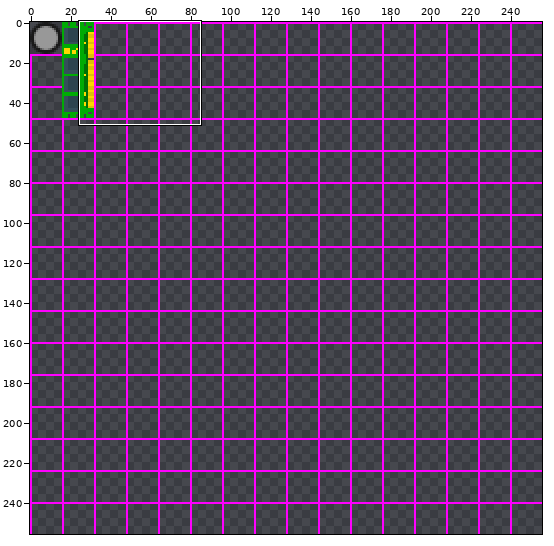
File history of a sprite sheet, assets/spritesheet.png. Above, an overview of the earlier version with the close-up marked.
Close-up. Before the commit:
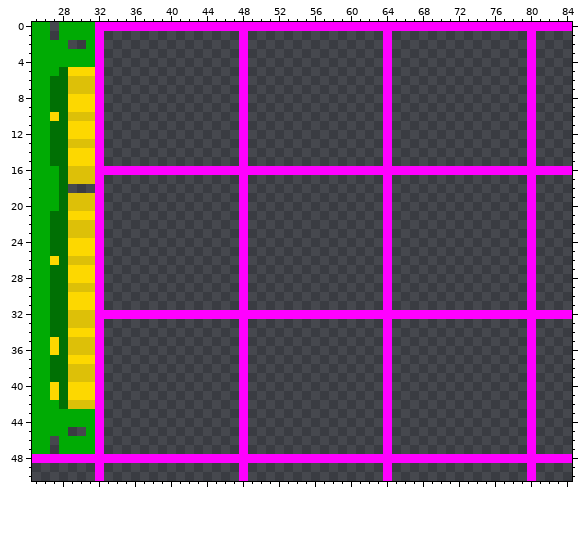
The file is 256x256 pixels. Colours within 5 levels of each other are drawn and written as one. Shown: x 25..84, y 0..50.
The result:
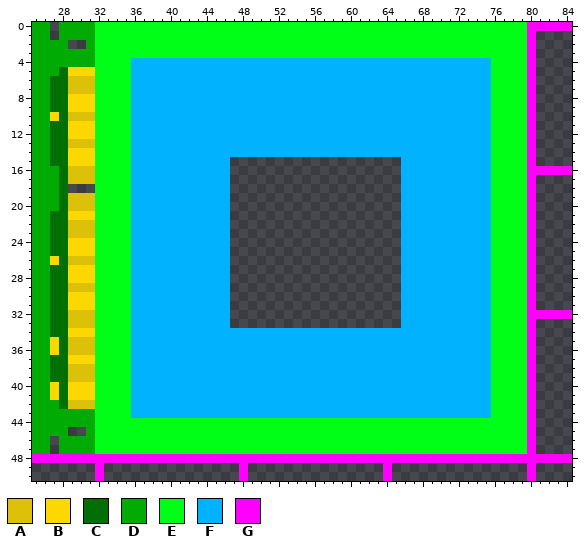
Palette (. is transparent): A #ddc008  B #fdd800  C #007004  D #00ab04  E #00ff17  F #00b2ff  G #ff00ff
Change:
The author put colour E in rows 1 to 3 at x 33 to 47, 49 to 63 and 65 to 79; in rows 4 to 15 at x 33 to 35 and 76 to 79; in rows 17 to 31 at x 33 to 35 and 76 to 79; in rows 33 to 43 at x 33 to 35 and 76 to 79; in rows 44 to 47 at x 33 to 47, 49 to 63 and 65 to 79.
Colour G becomes colour E in row 0 at x 32 to 79; in rows 1 to 3 at x 32, 48 and 64; in rows 4 to 15 at x 32; in row 16 at x 32 to 35 and 76 to 79; in rows 17 to 31 at x 32; in row 32 at x 32 to 35 and 76 to 79.
Colour G becomes colour E in rows 33 to 43 at x 32; in rows 44 to 47 at x 32, 48 and 64.
The author put colour F in rows 4 to 14 at x 36 to 47, 49 to 63 and 65 to 75; in row 15 at x 36 to 46 and 66 to 75; in rows 17 to 31 at x 36 to 46 and 66 to 75; in row 33 at x 36 to 46 and 66 to 75; in rows 34 to 43 at x 36 to 47, 49 to 63 and 65 to 75.
Colour G becomes colour F in rows 4 to 14 at x 48 and 64; in row 16 at x 36 to 46 and 66 to 75; in row 32 at x 36 to 46 and 66 to 75; in rows 34 to 43 at x 48 and 64.
The edit erases colour G in row 15 at x 48 and 64; in row 16 at x 47 to 65; in rows 17 to 31 at x 48 and 64; in row 32 at x 47 to 65; in row 33 at x 48 and 64.
